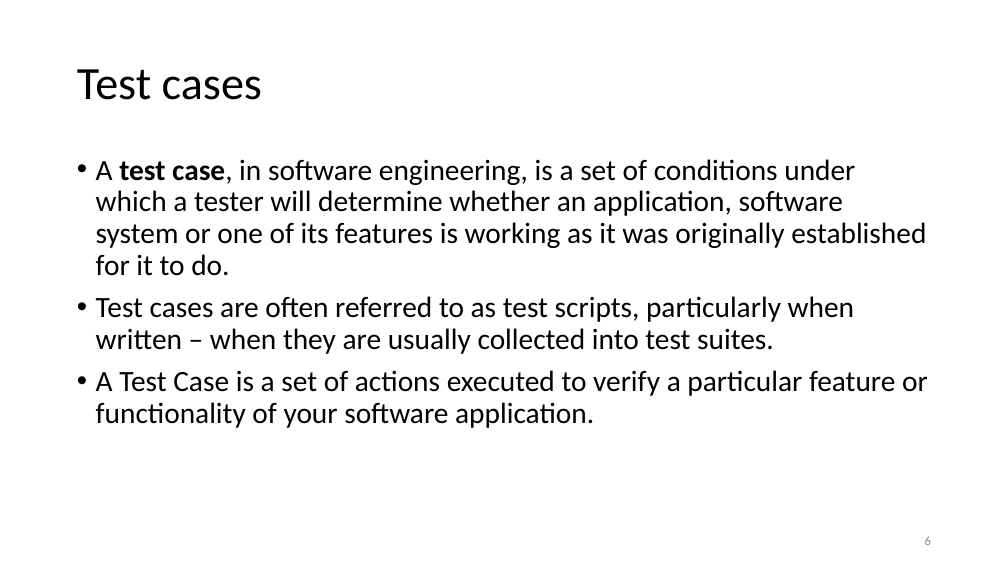
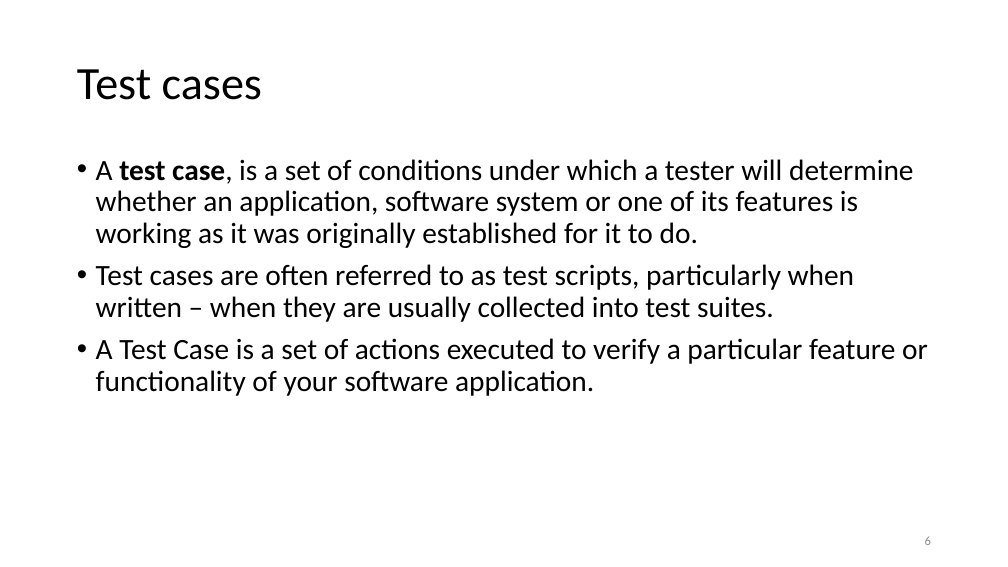
Before and after one commit to malenezi/malenezi, a slide deck: slide 6 of SE401/Lectures/4-Software Testing Plans and Test cases/Test Cases.pptx. Drawn at 1008x567 pixels with LibreOffice and Linux fonts; fonts in the diff are those of the drawing. Boxes give left, top, right and bottom in pixels: in the first picture for what was removed or moved away, otherwise in the second. Text is boxed around its words. In the diff, an @@ line names an element or a change of style, - is before the commit and + after.

```diff
--- a/SE401/Lectures/4-Software Testing Plans and Test cases/Test Cases.pptx
+++ b/SE401/Lectures/4-Software Testing Plans and Test cases/Test Cases.pptx
@@ text at <box>96,159,913,248</box>: text changed @@
-• A test case, in software engineering, is a set of conditions under which a tester will determine whether an application, software system or one of its features is working as it was originally established for it to do.
+• A test case, is a set of conditions under which a tester will determine whether an application, software system or one of its features is working as it was originally established for it to do.
```
Also in this commit, not shown: 6 other slides changed, 1 slide added, 1 other file.
